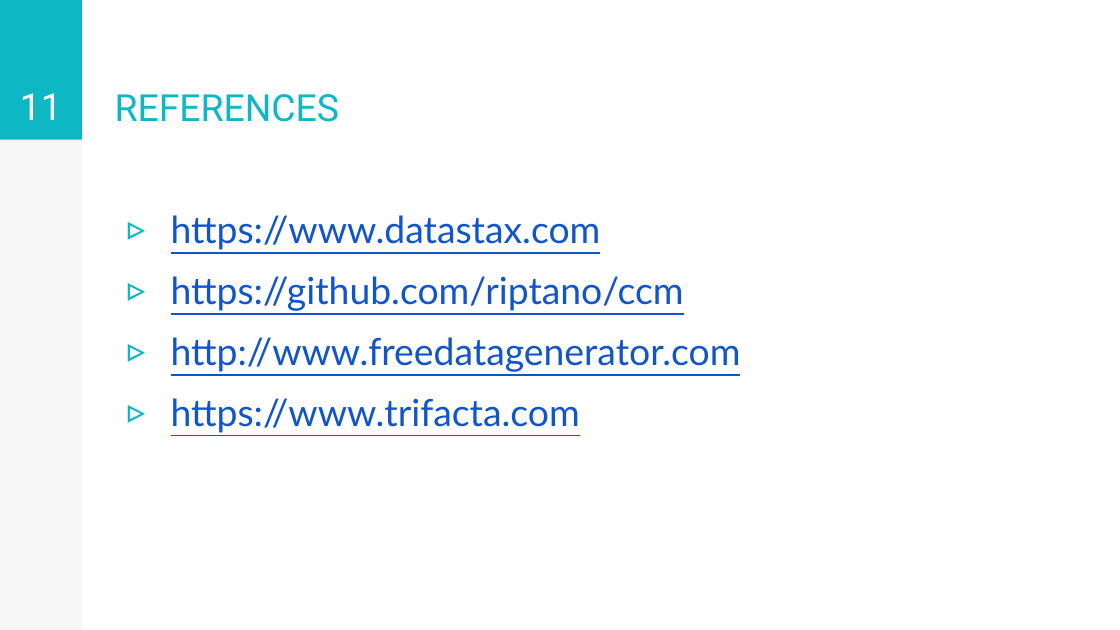
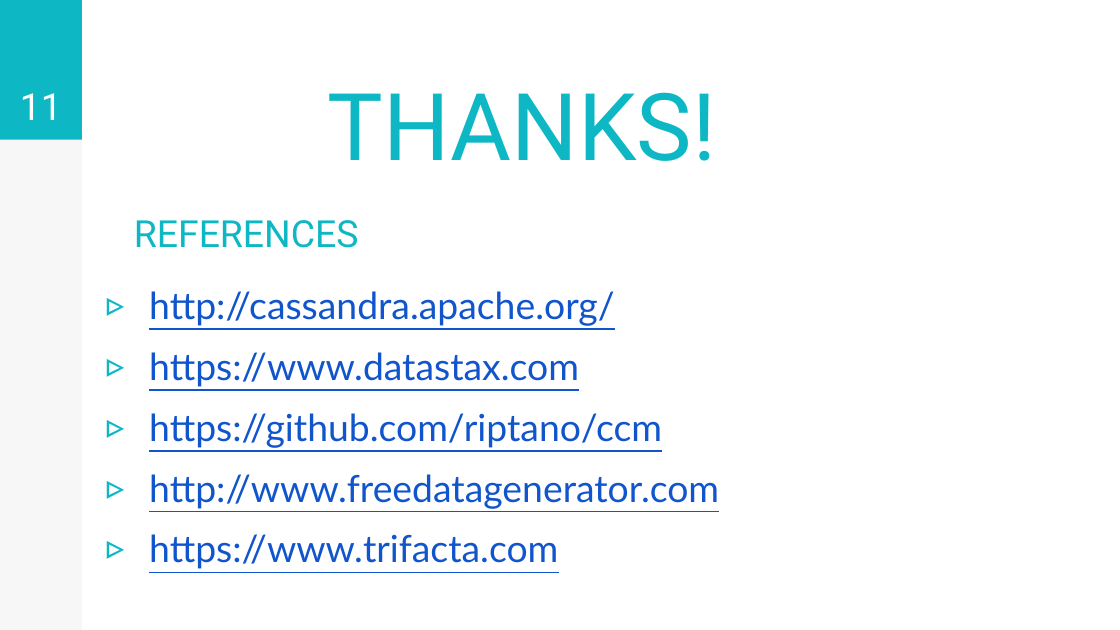
Before and after one commit to stefano-rebora/ADM_Project_2017-2018, a slide deck: slide 11 of documents/presentation.pptx. Drawn at 1120x630 pixels with LibreOffice and Linux fonts; fonts in the diff are those of the drawing. Boxes give left, top, right and bottom in pixels: in the first picture for what was removed or moved away, otherwise in the second. Text is boxed around its words. In the diff, an @@ line names an element or a change of style, - is before the commit and + after.

```diff
--- a/documents/presentation.pptx
+++ b/documents/presentation.pptx
@@ text added at (328,92,716,161), 60 pt, text #0DB7C4 @@
+THANKS!
@@ title "REFERENCES": place and size @@
-title "REFERENCES" at (115,94,339,122)
+title "REFERENCES" at (134,220,358,248)
@@ text "http://cassandra.apache.org/": place and size @@
-text "http://cassandra.apache.org/" at (171,215,741,433)
+text "http://cassandra.apache.org/" at (149,291,719,569)
@@ text at (149,291,614,326): paragraph added @@
+▹ http://cassandra.apache.org/
```
Also in this commit, not shown: 2 other slides changed, 28 slides removed, 4 other files.
